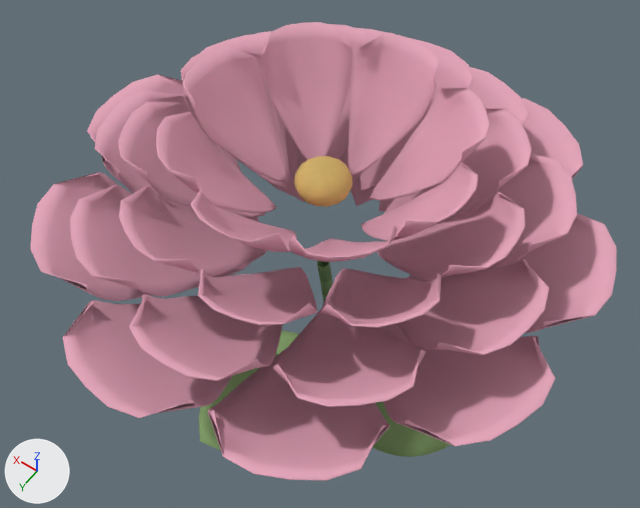
The glTF model www/models/flowers/peony-rare-v2.glb: old version first, new version second.
Before and after are seen from a camera (50 mm lens) standing at (-0.816, 1.245, 3.3) and looking at (0.198, -0.176, 1.067). Arrows for +X, +Y and +Z are at lower left; the lights stay in place. The older version comes first. Vertices at exactly the same position are counted once.

Objects in the first picture: 'peony-rare-v2-center', 'peony-rare-v2-leaf', 'peony-rare-v2-petal' and 1 more.
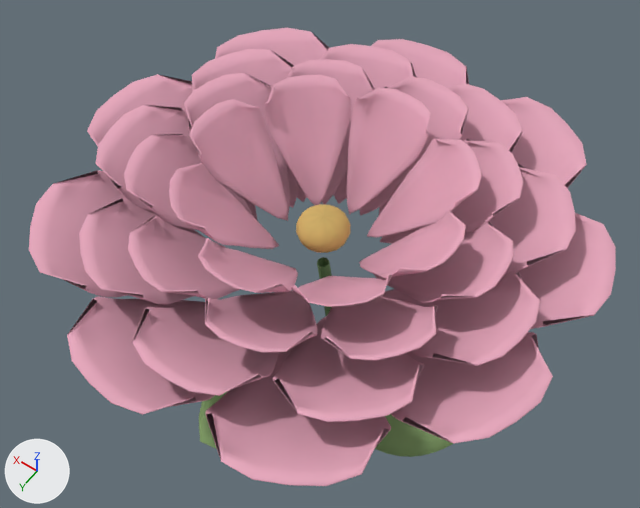
Changed parts and their boxes [x1, y1, x2, y2] in the pictures (640 x 508 px; the box of a moved part takes in the faces that stretch with it):
'peony-rare-v2-petal', reshaped: before [30, 22, 617, 481]; after [29, 28, 616, 486]
'peony-rare-v2-center', moved: before [294, 156, 352, 207]; after [296, 204, 350, 253]
part 2 of me_peony_rare_v2_petal, moved or reshaped: before [87, 74, 241, 184]; after [87, 74, 257, 220]
part 3 of me_peony_rare_v2_petal, moved or reshaped (mostly hidden before): before [252, 31, 307, 202]; after [215, 28, 329, 202]
part 4 of me_peony_rare_v2_petal, moved or reshaped (mostly hidden before): before [350, 37, 469, 206]; after [371, 39, 469, 88]
part 5 of me_peony_rare_v2_petal, moved or reshaped: before [522, 98, 583, 179]; after [501, 97, 587, 188]
part 6 of me_peony_rare_v2_petal, moved or reshaped: before [407, 213, 617, 333]; after [519, 213, 616, 329]
part 7 of me_peony_rare_v2_petal, moved or reshaped: before [380, 324, 555, 446]; after [391, 332, 553, 444]
part 8 of me_peony_rare_v2_petal, moved or reshaped: before [208, 347, 390, 481]; after [205, 344, 391, 486]
part 9 of me_peony_rare_v2_petal, moved or reshaped: before [63, 300, 233, 418]; after [67, 297, 215, 415]
part 10 of me_peony_rare_v2_petal, moved or reshaped: before [30, 172, 150, 301]; after [29, 170, 205, 298]
part 11 of me_peony_rare_v2_petal, moved or reshaped: before [70, 22, 577, 407]; after [79, 44, 576, 422]

What changed in the scene script:
```text
Change me_peony_rare_v2_center:
    used by ob_peony_rare_v2_center; location = (0.0, 0.0, 0.0)
    remove me_peony_rare_v2_center.from_pydata(...)  # 144 vertices, 256 faces; spans x -0.004..0.147, y -0.088..0.062, z 1.579..1.684
    add me_peony_rare_v2_center.from_pydata(...)  # 144 vertices, 256 faces; spans x -0.004..0.147, y -0.088..0.062, z 1.391..1.496
    me_peony_rare_v2_center part 1: the whole mesh is moved by (0.0, 0.0, -0.188)
Change me_peony_rare_v2_petal:
    used by ob_peony_rare_v2_petal; location = (0.0, 0.0, 0.0)
    remove me_peony_rare_v2_petal.from_pydata(...)  # 6370 vertices, 12600 faces; spans x -0.66..0.83, y -0.77..0.74, z 1.29..1.82
    add me_peony_rare_v2_petal.from_pydata(...)  # 6370 vertices, 12600 faces; spans x -0.66..0.83, y -0.76..0.73, z 1.29..1.64
    me_peony_rare_v2_petal part 2: the loose piece of 182 vertices spanning x 0.31..0.83, y -0.22..0.19, z 1.29..1.52 is moved by (0.0, 0.0, 0.01)
    me_peony_rare_v2_petal part 3: the loose piece of 182 vertices spanning x 0.25..0.72, y -0.59..-0.16, z 1.29..1.52 is moved by (0.0, 0.0, 0.01)
    me_peony_rare_v2_petal part 4: the loose piece of 182 vertices spanning x -0.03..0.38, y -0.77..-0.24, z 1.29..1.52 is moved by (0.0, 0.01, 0.01)
    me_peony_rare_v2_petal part 5: the loose piece of 182 vertices spanning x -0.42..-0.03, y -0.71..-0.22, z 1.29..1.52 is moved by (0.0, 0.0, 0.01)
    me_peony_rare_v2_petal part 6: the loose piece of 182 vertices spanning x -0.66..-0.15, y -0.41..-0.02, z 1.29..1.52 is moved by (0.0, 0.0, 0.01)
    me_peony_rare_v2_petal part 7: the loose piece of 182 vertices spanning x -0.66..-0.15, y -0.01..0.39, z 1.29..1.52 is moved by (0.0, 0.0, 0.01)
    me_peony_rare_v2_petal part 8: the loose piece of 182 vertices spanning x -0.42..-0.03, y 0.19..0.69, z 1.29..1.52 is moved by (0.0, 0.01, 0.01)
    me_peony_rare_v2_petal part 9: the loose piece of 182 vertices spanning x -0.03..0.38, y 0.22..0.74, z 1.29..1.52 is moved by (0.0, -0.01, 0.01)
    me_peony_rare_v2_petal part 10: the loose piece of 182 vertices spanning x 0.25..0.72, y 0.13..0.56, z 1.29..1.52 is moved by (0.0, 0.0, 0.01)
    me_peony_rare_v2_petal part 11: 4732 of 6370 vertices moved; they spanned x -0.57..0.71, y -0.64..0.63, z 1.38..1.82 and now span x -0.56..0.72, y -0.63..0.63, z 1.32..1.64; mean shift (0.0, 0.0, -0.1); largest move (-0.14, -0.33, 1.82) -> (-0.14, -0.34, 1.64)
```
